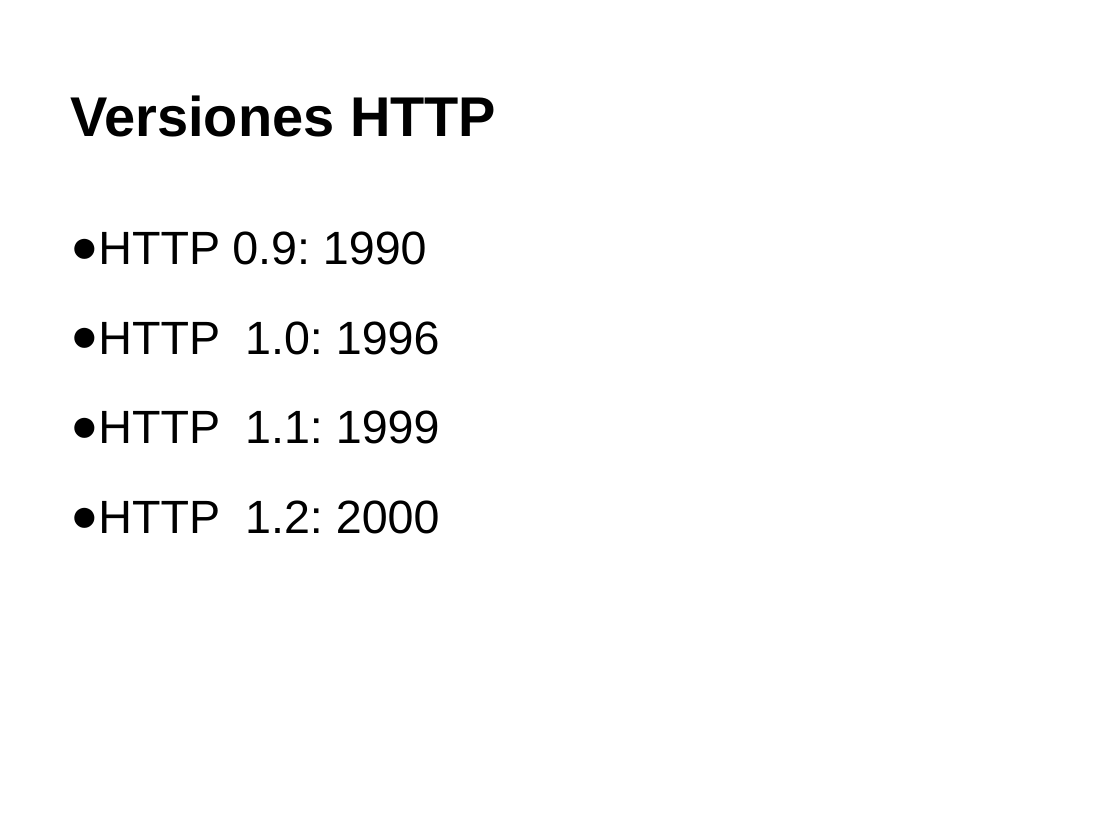
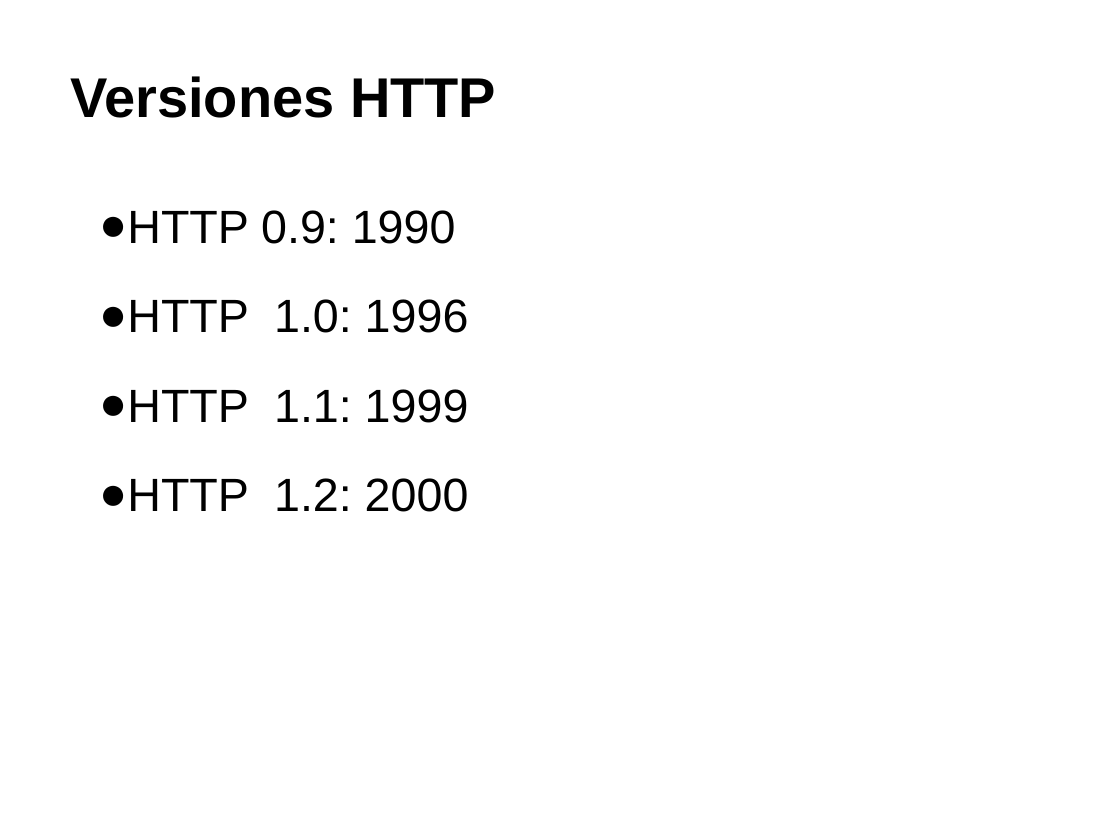
Before and after one commit to ucvati/2015-1-expo-http, a slide deck: slide 3 of HTTP.pptx. Drawn at 1120x840 pixels with LibreOffice and Linux fonts; fonts in the diff are those of the drawing. Boxes give left, top, right and bottom in pixels: in the first picture for what was removed or moved away, otherwise in the second. Text is boxed around its words. In the diff, an @@ line names an element or a change of style, - is before the commit and + after.

```diff
--- a/HTTP.pptx
+++ b/HTTP.pptx
@@ text "Versiones HTTP": place and size @@
-text "Versiones HTTP" at <box>70,95,496,137</box>
+text "Versiones HTTP" at <box>70,76,496,118</box>
@@ text "HTTP 0.9: 1990": place and size @@
-text "HTTP 0.9: 1990" at <box>70,231,440,534</box>
+text "HTTP 0.9: 1990" at <box>99,210,469,512</box>
```
Also in this commit, not shown: 2 other slides changed, 5 slides added.
